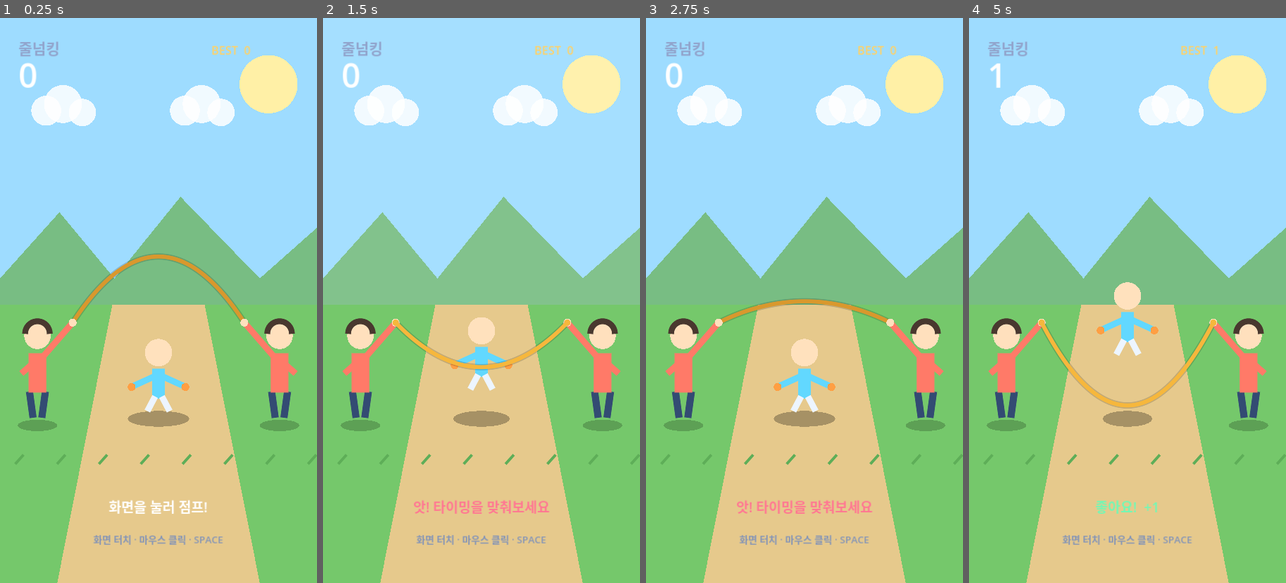
Above: before the commit, frames 1-4 (left to right).
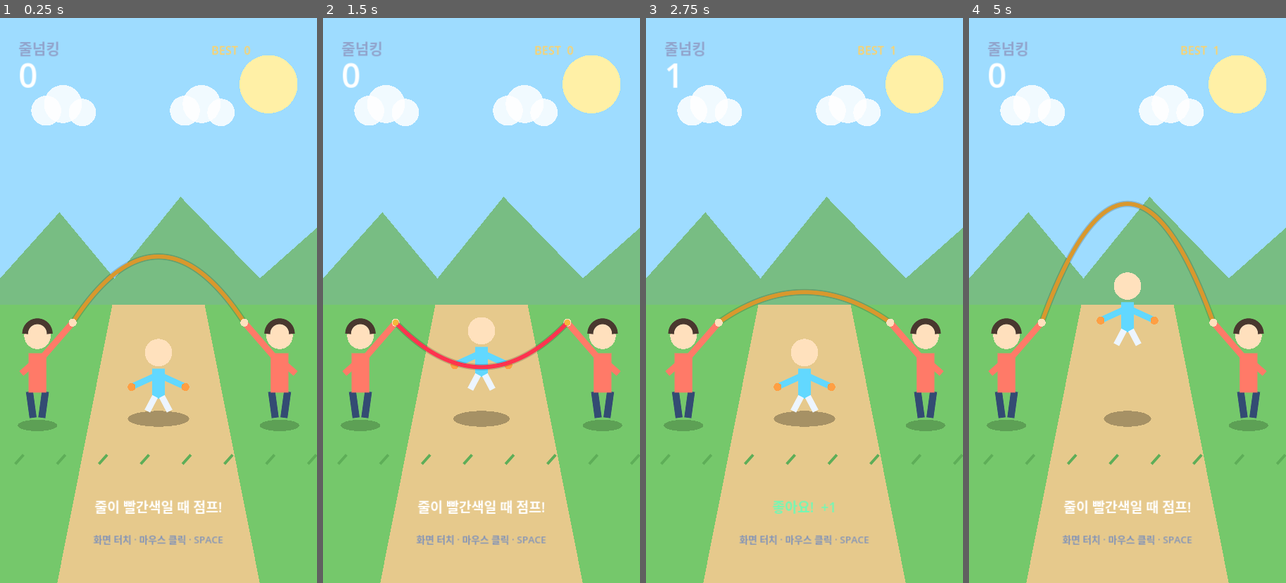
Above: after the commit, the same moments.

Repository: eunchan4490-star/Rope-King
Game: Godot game, scene res://main.tscn
The game is run twice, just before and just after one commit, with the same random seed, the same clock (stepped at 60 frames per second) and the same inputs.
Inputs (mouse positions are in pixels of both pictures, inside the frame that each line leads up to):
- Up to frame 1 (0.25 s): no input
- Up to frame 2 (1.5 s): move the mouse to (551, 272) at 0.52 s; hold Space (jump) 0.53-1.28 s; click (551, 272) at 0.67 s; move the mouse to (418, 328) at 1.27 s; tap Space (jump) at 1.35 s; click (418, 328) at 1.42 s
- Up to frame 3 (2.75 s): tap Space (jump) at 1.52, 1.82 s; move the mouse to (836, 176) at 2.02 s; hold Space (jump) from 2.03 s (still down); click (836, 176) at 2.17 s
- Up to frame 4 (5 s): move the mouse to (1111, 413) at 2.77 s; release Space (jump) at 2.78 s; tap Space (jump) at 2.85, 3.02, 3.32, 4.35, 4.52, 4.82 s; click (1111, 413) at 2.92 s; move the mouse to (1222, 385) at 3.52 s; hold Space (jump) 3.53-4.28 s; click (1222, 385) at 3.67 s; move the mouse to (1032, 215) at 4.27 s; click (1032, 215) at 4.42 s

The runs differ from the first frame. In frame 1, 0.6% of the frame differs, in the area x 30-70%, y 85-88%; in frame 2, 1.2%; in frame 3, 1.8%; in frame 4, 3.6%, in the area x 6-78%, y 7-88%.

Commit message:
feat: add rope collision game over

Diff:
--- a/scripts/main.gd
+++ b/scripts/main.gd
@@ -9,9 +9,9 @@
 const ROPE_SWING_RADIUS := 270.0
 const BASE_ROPE_SPEED := 2.35
 const MAX_ROPE_SPEED := 4.8
-const JUMP_TARGET_ANGLE := 0.84
-# The rope is red only in this narrow window, and only that same window is safe.
-const HIT_WINDOW := 0.18
+const ROPE_CROSSING_ANGLE := 0.84
+const JUMP_CUE_SECONDS := 0.34
+const REQUIRED_JUMP_HEIGHT := 36.0
 
 var score := 0
 var best_score := 0
@@ -20,9 +20,11 @@
 var jump_height := 0.0
 var jump_velocity := 0.0
 var is_jumping := false
+var jump_started_in_cue := false
 var accepting_input := true
+var game_over := false
 var flash_time := 0.0
-var message := "화면을 눌러 점프!"
+var message := "줄이 빨간색일 때 점프!"
 var message_color := Color.WHITE
 
 
@@ -32,7 +34,9 @@
 
 
 func _process(delta: float) -> void:
-	rope_angle = fmod(rope_angle + rope_speed * delta, TAU)
+	var previous_rope_angle := rope_angle
+	if not game_over:
+		rope_angle = fposmod(rope_angle + rope_speed * delta, TAU)
 	if is_jumping:
 		jump_velocity += 1900.0 * delta
 		jump_height += jump_velocity * delta
@@ -41,6 +45,8 @@
 			jump_velocity = 0.0
 			is_jumping = false
 			accepting_input = true
+	if not game_over and _angle_crossed(previous_rope_angle, rope_angle, ROPE_CROSSING_ANGLE):
+		_resolve_rope_crossing()
 	if flash_time > 0.0:
 		flash_time -= delta
 	queue_redraw()
@@ -56,26 +62,47 @@
 
 
 func attempt_jump() -> void:
+	if game_over:
+		_restart_game()
+		return
 	if not accepting_input or is_jumping:
 		return
 	accepting_input = false
 	is_jumping = true
+	jump_started_in_cue = _is_jump_cue()
 	jump_velocity = -820.0
 
-	# Score against the same visible timing window used by the rope color.
-	if _is_jump_timing():
+
+func _resolve_rope_crossing() -> void:
+	# Success is decided when the visible rope actually reaches the player's feet.
+	if jump_started_in_cue and is_jumping and jump_height <= -REQUIRED_JUMP_HEIGHT:
 		score += 1
 		best_score = maxi(best_score, score)
 		rope_speed = minf(BASE_ROPE_SPEED + score * 0.075, MAX_ROPE_SPEED)
 		message = "좋아요!  +1"
 		message_color = Color("73f7b4")
 		flash_time = 0.22
+		jump_started_in_cue = false
 	else:
-		score = 0
-		rope_speed = BASE_ROPE_SPEED
-		message = "앗! 타이밍을 맞춰보세요"
+		game_over = true
+		accepting_input = true
+		message = "줄에 걸렸어요!"
 		message_color = Color("ff7892")
-		flash_time = 0.3
+		flash_time = 0.5
+
+
+func _restart_game() -> void:
+	score = 0
+	rope_angle = PI
+	rope_speed = BASE_ROPE_SPEED
+	jump_height = 0.0
+	jump_velocity = 0.0
+	is_jumping = false
+	jump_started_in_cue = false
+	accepting_input = true
+	game_over = false
+	message = "줄이 빨간색일 때 점프!"
+	message_color = Color.WHITE
 
 
 func _draw() -> void:
@@ -132,8 +159,9 @@
 		# 4t(1-t) is zero at both hands and one at the middle.
 		var y := lerpf(LEFT_HAND.y, RIGHT_HAND.y, t) + 4.0 * t * (1.0 - t) * (midpoint_y - LEFT_HAND.y)
 		points.append(Vector2(x, y))
-	var rope_color := Color("ff334f") if _is_jump_timing() else Color("f6b73c")
-	if _rope_is_behind():
+	var show_jump_cue := _is_jump_cue()
+	var rope_color := Color("ff334f") if show_jump_cue else Color("f6b73c")
+	if _rope_is_behind() and not show_jump_cue:
 		rope_color = Color("d9982d")
 	draw_polyline(points, Color(0, 0, 0, 0.16), 13.0, true)
 	draw_polyline(points, rope_color, 8.0, true)
@@ -145,9 +173,17 @@
 	return sin(rope_angle) < 0.0
 
 
-func _is_jump_timing() -> bool:
-	var timing_error := absf(wrapf(rope_angle - JUMP_TARGET_ANGLE, -PI, PI))
-	return timing_error <= HIT_WINDOW
+func _is_jump_cue() -> bool:
+	if game_over or rope_speed <= 0.0:
+		return false
+	var seconds_until_crossing := fposmod(ROPE_CROSSING_ANGLE - rope_angle, TAU) / rope_speed
+	return seconds_until_crossing <= JUMP_CUE_SECONDS
+
+
+func _angle_crossed(previous_angle: float, current_angle: float, target_angle: float) -> bool:
+	var travelled := fposmod(current_angle - previous_angle, TAU)
+	var target_distance := fposmod(target_angle - previous_angle, TAU)
+	return target_distance > 0.0 and target_distance <= travelled
 
 
 func _draw_turner(feet: Vector2, faces_left: bool) -> void:
@@ -195,4 +231,7 @@
 	draw_string(font, Vector2(42, 158), str(score), HORIZONTAL_ALIGNMENT_LEFT, -1, 76, Color.WHITE)
 	draw_string(font, Vector2(480, 83), "BEST  %d" % best_score, HORIZONTAL_ALIGNMENT_LEFT, -1, 26, Color("ffd166"))
 	draw_string(font, Vector2(0, 1120), message, HORIZONTAL_ALIGNMENT_CENTER, DESIGN_SIZE.x, 31, message_color)
-	draw_string(font, Vector2(0, 1190), "화면 터치 · 마우스 클릭 · SPACE", HORIZONTAL_ALIGNMENT_CENTER, DESIGN_SIZE.x, 22, Color("8293b7"))
+	var control_text := "화면을 눌러 다시 시작" if game_over else "화면 터치 · 마우스 클릭 · SPACE"
+	draw_string(font, Vector2(0, 1190), control_text, HORIZONTAL_ALIGNMENT_CENTER, DESIGN_SIZE.x, 22, Color("8293b7"))
+	if game_over:
+		draw_string(font, Vector2(0, 520), "GAME OVER", HORIZONTAL_ALIGNMENT_CENTER, DESIGN_SIZE.x, 62, Color("ff334f"))
Not shown, changed: README.md
